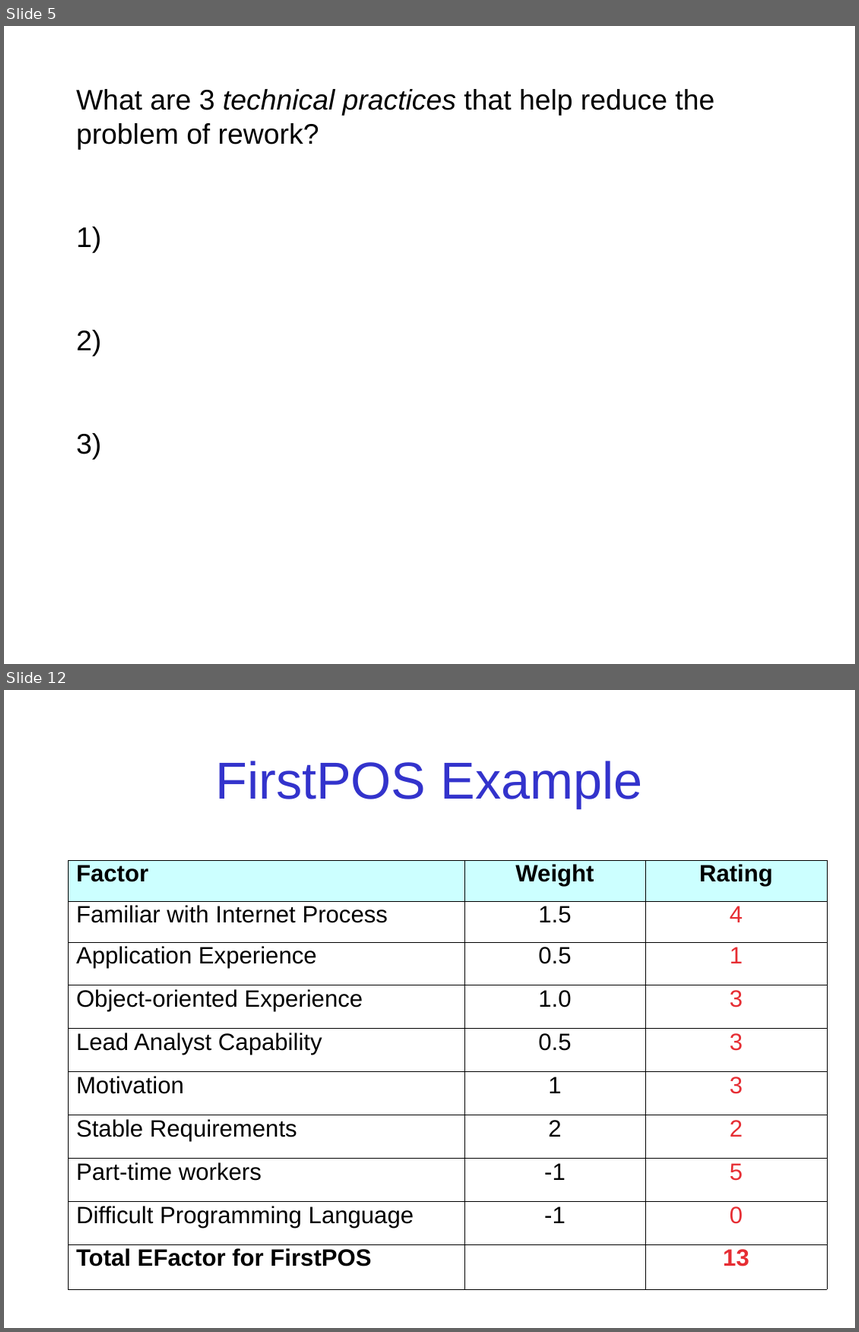
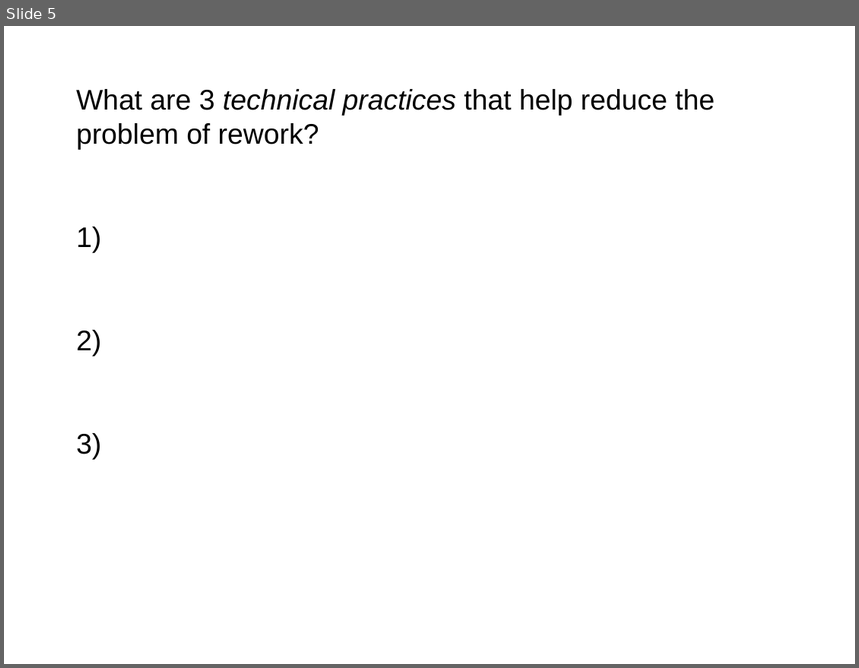
Before and after one commit to jbrucker/SoftwareProcess, a slide deck: week2/1-Review-Questions.ppt. Shown one above the other, each under a label of ours: slides 5 and 12 before the commit, slide 5 after it; the slides between them are not shown. The pictures are 859x1332 and 859x668 pixels, drawn with LibreOffice and Linux fonts; fonts in the diff are those of the drawing. Boxes give left, top, right and bottom in pixels: in the first picture for what was removed or moved away, otherwise in the second. Text is boxed around its words. In the diff, an @@ line names an element or a change of style, - is before the commit and + after.

```diff
--- a/week2/1-Review-Questions.ppt
+++ b/week2/1-Review-Questions.ppt
@@ slide 12 removed at (x1=4, y1=690, x2=855, y2=1328), background #FFFFFF @@
@@ title removed at (x1=215, y1=761, x2=643, y2=809) @@
-FirstPOS Example
@@ table removed at (x1=68, y1=860, x2=827, y2=1289), 10 rows, 3 columns @@
-Factor | Weight | Rating
-Familiar with Internet Process | 1.5 | 4
-Application Experience | 0.5 | 1
-Object-oriented Experience | 1.0 | 3
-Lead Analyst Capability | 0.5 | 3
-Motivation | 1 | 3
-Stable Requirements | 2 | 2
-Part-time workers | -1 | 5
-Difficult Programming Language | -1 | 0
-Total EFactor for FirstPOS |  | 13
```
Also in this commit, not shown: 1 slide changed, 5 slides added, 7 other slides removed, 3 other files.
